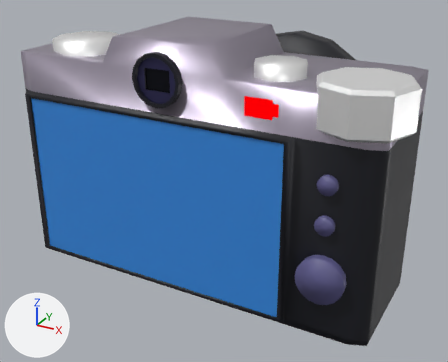
An edit to the glTF model project/components/player_godot/camera.glb, drawn before and after from the same camera.
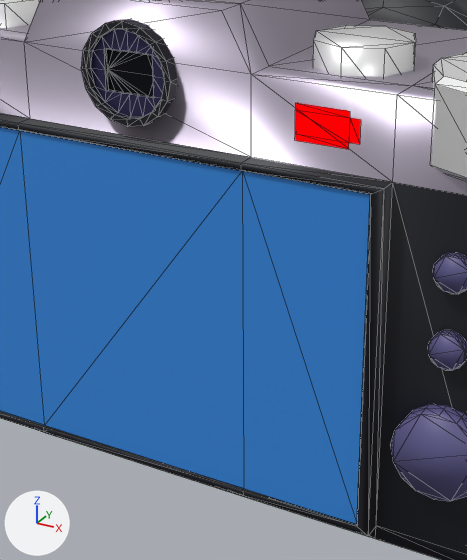
There are two pictures of each version: one whole from a 50 mm camera at (0.442, -0.768, 0.366) aimed at (-0.015, 0.064, -0.049), one close up on the part from 20% to 75% of the width and 12% to 93% of the height. The lights are fixed; the arrows at lower left show +X, +Y and +Z. The close-ups show mesh edges as thin lines. Vertices at the same position are counted once.

Names of what the first close-up shows: 'camera', 'camera.dial', 'camera.front'.
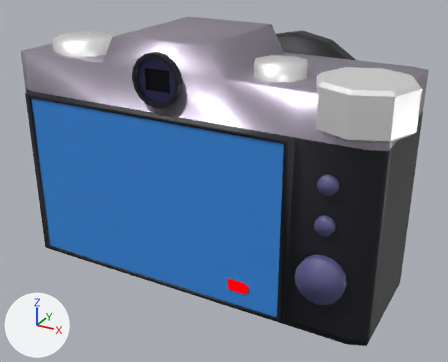
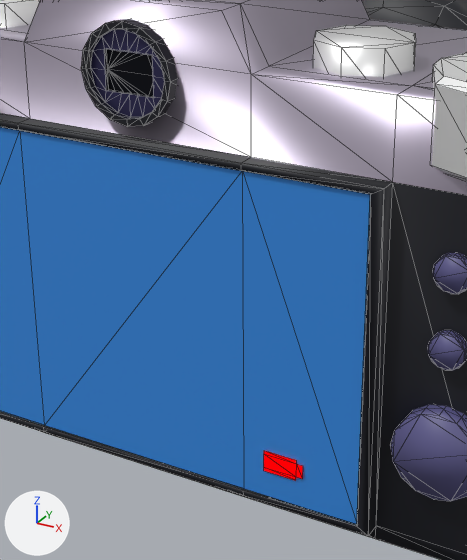
Patch to the scene script:
```diff
--- a/project/components/player_godot/camera.glb.py
+++ b/project/components/player_godot/camera.glb.py
@@ me_cube @@
 # used by ob_camera; location = (0.0, 0.0, 0.0)
 # verts and faces of me_cube; kept vertices keep their numbers, new ones are numbered from 362
-me_cube.from_pydata(...)  # 362 vertices, 610 faces; spans x -0.285..0.285, y -0.111..0.026, z -0.168..0.208
+me_cube.from_pydata(...)  # 352 vertices, 582 faces; spans x -0.285..0.285, y -0.111..0.026, z -0.168..0.208
+# me_cube part 1: the loose piece of 20 vertices spanning x 0.102..0.149, y -0.097..-0.072, z 0.127..0.153 is deleted
+# me_cube part 2
+verts[362] = (0.087, -0.111, -0.128)  # pixel (263, 470)
+verts[363] = (0.087, -0.111, -0.111)  # pixel (263, 450)
+verts[364] = (0.087, -0.111, -0.125)  # pixel (263, 467)
+verts[365] = (0.087, -0.111, -0.114)  # pixel (263, 453)
+for new, old in zip([*range(366, 370)], [*range(362, 366)]): verts[new] = verts[old] + (0.027, 0.0, 0.0)
+verts[370] = (0.119, -0.111, -0.114)  # pixel (302, 465)
+verts[371] = (0.119, -0.111, -0.125)  # pixel (302, 478)
+faces += [(363, 369, 367), (363, 365, 369), (364, 366, 368), (362, 366, 364), (365, 368, 369), (364, 368, 365)]  # mat_emission (black #000000)
+faces += [(368, 371, 369), (369, 371, 370)]  # mat_emission (black #000000)
 me_cube.materials.append(mat_plastic)
```

Pixel boxes (x1, y1, x2, y2) of what changed, in the close-ups (467 x 560 px):
part 1 of me_cube, deleted
    before: (295, 103, 361, 149)
part 2 of me_cube, added
    after: (264, 451, 303, 481)
